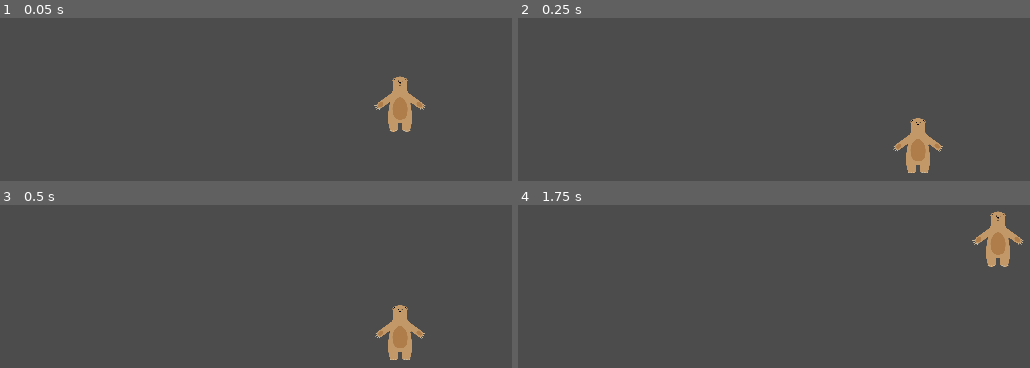
Above: before the commit, frames 1-4 (two rows, left to right).
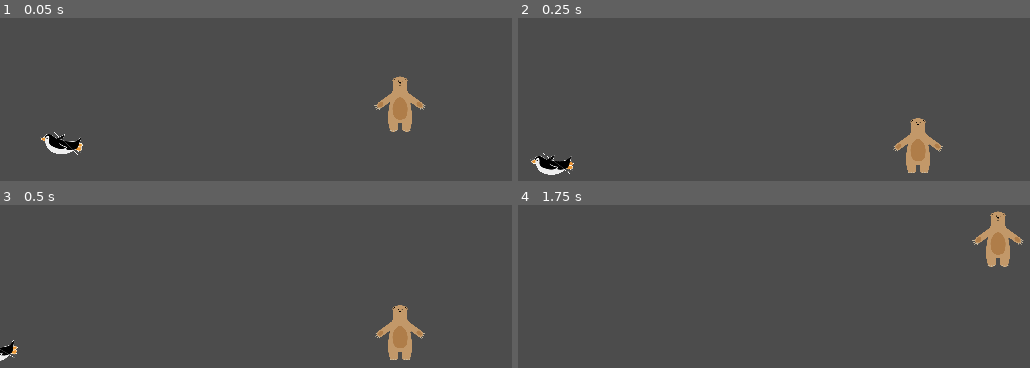
Above: after the commit, the same moments.

Repository: lendroit/ice-bear
Game: Godot game, scene res://World.tscn
Two runs of this game, one before a commit and one after it. Both use one fixed random seed, a clock stepped at 60 frames per second and the inputs below.
Inputs:
- Up to frame 1 (0.05 s): no input
- Up to frame 2 (0.25 s): no input
- Up to frame 3 (0.5 s): no input
- Up to frame 4 (1.75 s): hold Right (walk_right) from 0.53 s (still down); tap Space (jump) at 0.77, 1.52 s; tap Enter at 1.25 s

The runs differ from the first frame. In frame 1, 0.6% of the frame differs, in the area x 7-17%, y 69-85%; in frame 2, 0.6%; in frame 3, 0.2%; in frame 4, nothing differs.

Commit message:
Ajout Enemy dans le world

Diff:
--- a/World.tscn
+++ b/World.tscn
@@ -1,6 +1,7 @@
-[gd_scene load_steps=4 format=2]
+[gd_scene load_steps=5 format=2]
 
 [ext_resource path="res://Player.tscn" type="PackedScene" id=1]
+[ext_resource path="res://Enemy/Enemy.tscn" type="PackedScene" id=2]
 
 [sub_resource type="RectangleShape2D" id=1]
 extents = Vector2( 591.965, 34.5112 )
@@ -25,3 +26,6 @@
 [node name="mur1" type="CollisionShape2D" parent="PlateForme"]
 position = Vector2( -573.955, -366.435 )
 shape = SubResource( 2 )
+
+[node name="Enemy" parent="." instance=ExtResource( 2 )]
+position = Vector2( -279.609, 8.378 )
